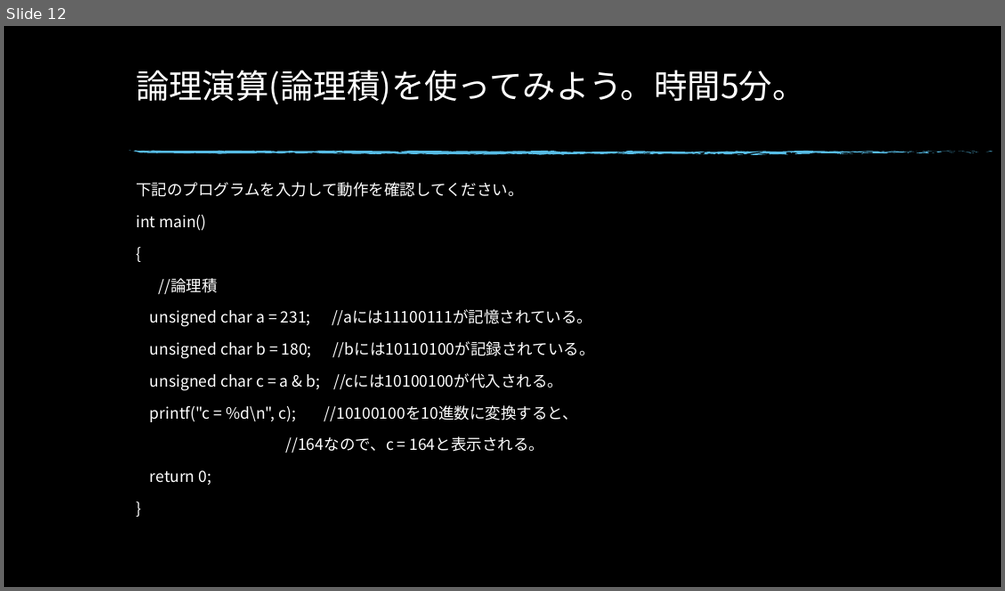
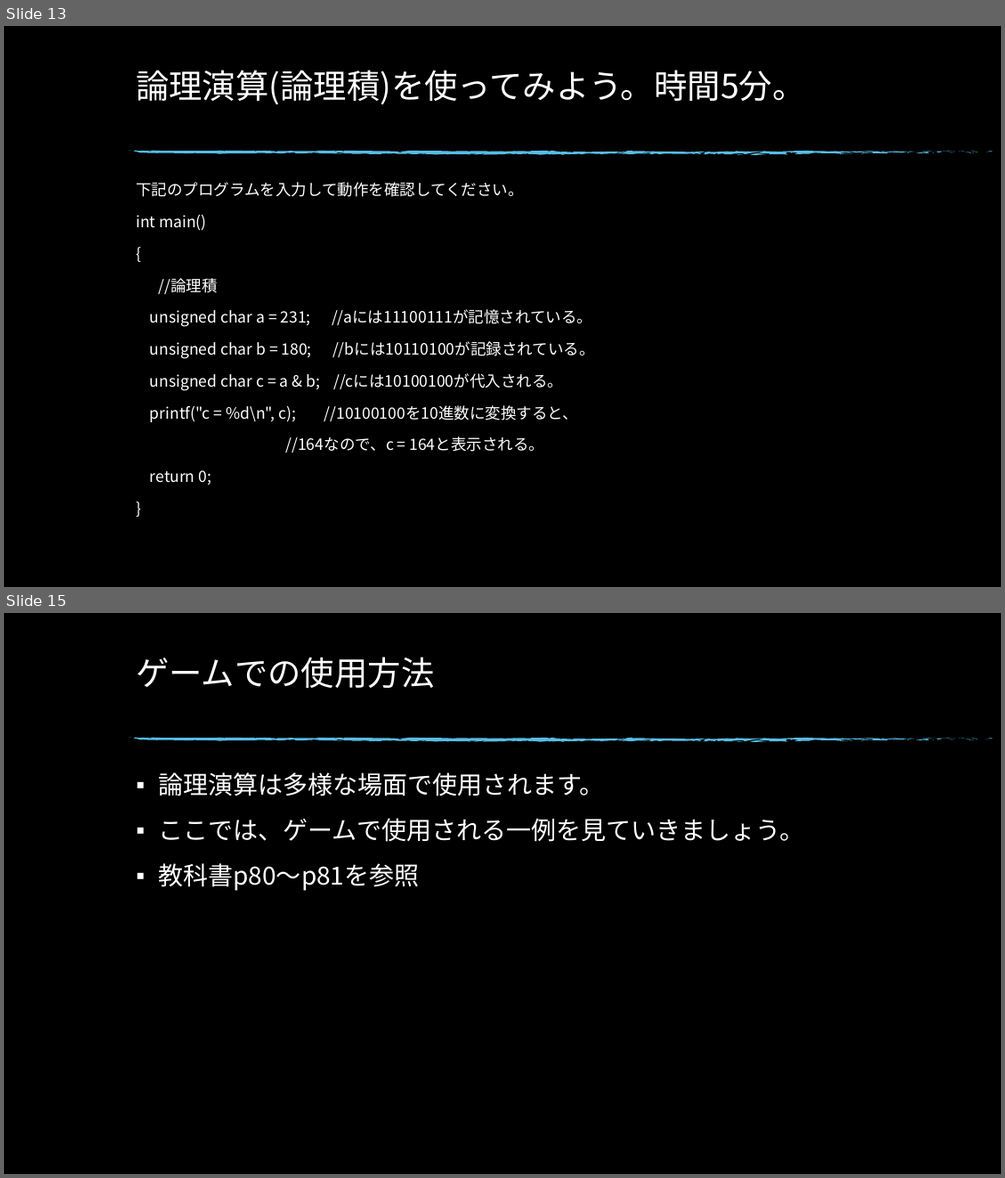
Before and after one commit to KawaharaKiyohara/GameMath_2, a slide deck: new/【ゲーム数学Ⅱ】第六回目_論理演算.pptx. Shown one above the other, each under a label of ours: slide 12 before the commit, slides 13 and 15 after it; the slides between them are not shown. The pictures are 1005x591 and 1005x1178 pixels, drawn with LibreOffice and Linux fonts; fonts in the diff are those of the drawing; background and template pictures are left out. Boxes give left, top, right and bottom in pixels: in the first picture for what was removed or moved away, otherwise in the second. Text is boxed around its words. In the diff, an @@ line names an element or a change of style, - is before the commit and + after.

```diff
--- a/new/【ゲーム数学Ⅱ】第六回目_論理演算.pptx
+++ b/new/【ゲーム数学Ⅱ】第六回目_論理演算.pptx
@@ slide 15 added at (x1=4, y1=613, x2=1001, y2=1174), background picture (left out); not listed: 74 template elements that a slide beside it also shows @@
@@ title added at (x1=136, y1=657, x2=434, y2=688), 32 pt, text #FFFFFF @@
+ゲームでの使用方法
@@ text added at (x1=159, y1=772, x2=805, y2=891), 24 pt, text #FFFFFF @@
+▪ 論理演算は多様な場面で使用されます。
+▪ ここでは、ゲームで使用される一例を見ていきましょう。
+▪ 教科書p80～p81を参照
@@ what was slide 12 is now slide 13 @@
```
Also in this commit, not shown: 5 other slides added.
